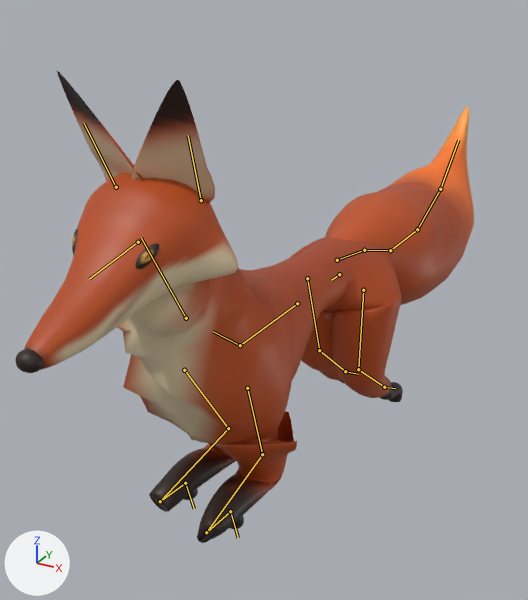
What one commit did to the glTF model assets/hero/hearth_fox.glb.
The view is the same before and after, from a camera (50 mm lens) standing at (0.521, -0.99, 1.059) and looking at (-0.114, 0.164, 0.482). Every picture has the same lights, and +X, +Y and +Z are marked at lower left. The picture after the commit comes second. Both versions are drawn at frame 8 of the action 'jumpUp'; the numbers are the values there. The bones that change, and the others that lie on the model, are drawn over the model as lines.

Names of what the first picture shows: 'fox_coat', 'fox_face'.
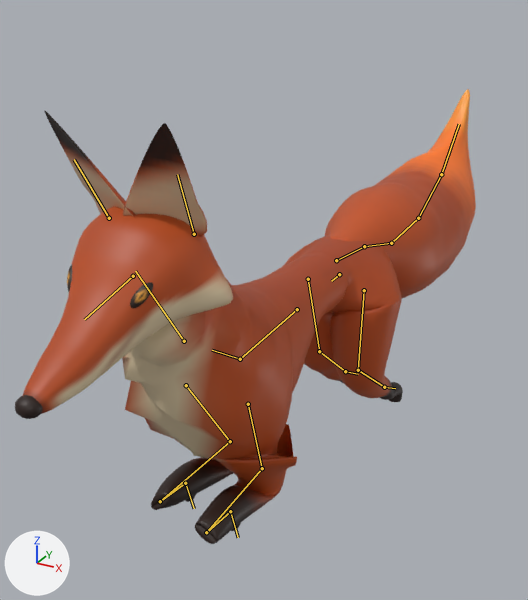
Where the change shows, as pixel boxes (x1, y1, x2, y2) in the pictures (528 x 600 px):
'fox_coat', posed
    before: (24, 71, 474, 543)
    after: (23, 89, 476, 544)
'fox_face', posed (6% taller)
    before: (15, 228, 160, 373)
    after: (15, 265, 153, 419)
bone 'hips', root to tip
    before: (339, 274) to (331, 280)
    after: (339, 274) to (331, 281)
bone 'upperarm.L', root to tip
    before: (247, 388) to (262, 454)
    after: (248, 404) to (262, 468)
bone 'forearm.L', root to tip
    before: (262, 454) to (206, 532)
    after: (262, 468) to (206, 532)
bone 'upperarm.R', root to tip
    before: (184, 370) to (228, 428)
    after: (186, 385) to (230, 441)
bone 'forearm.R', root to tip
    before: (228, 428) to (160, 501)
    after: (230, 441) to (160, 501)
bone 'thigh.L', root to tip
    before: (363, 290) to (358, 369)
    after: (364, 290) to (358, 370)
bone 'thigh.R', root to tip
    before: (307, 278) to (319, 350)
    after: (308, 279) to (319, 351)

The change, as a diff of the scene's bpy script:
```diff
--- a/assets/hero/hearth_fox.glb.py
+++ b/assets/hero/hearth_fox.glb.py
@@ bone_hips @@
 bone_hips = bpy.data.objects['fox_rig'].pose.bones['hips']  # child of 'root'
-bone_hips.rotation_quaternion = (0.999, -0.04, 0.0, 0.0)  # degrees (-5, 0, 0)
+bone_hips.rotation_quaternion = (1.0, -0.01, 0.0, 0.0)  # degrees (-1, 0, 0)
@@ bone_upperarm_l @@
 bone_upperarm_l = bpy.data.objects['fox_rig'].pose.bones['upperarm.L']  # child of 'chest'
-bone_upperarm_l.rotation_quaternion = (0.989, 0.146, 0.025, 0.029)  # degrees (17, 2, 4)
+bone_upperarm_l.rotation_quaternion = (0.993, 0.113, 0.03, 0.033)  # degrees (13, 3, 4)
@@ bone_forearm_l @@
 bone_forearm_l = bpy.data.objects['fox_rig'].pose.bones['forearm.L']  # child of 'upperarm.L'
-bone_forearm_l.rotation_quaternion = (0.695, -0.716, 0.0, -0.072)  # degrees (-91, -6, -6)
+bone_forearm_l.rotation_quaternion = (0.641, -0.764, 0.0, -0.077)  # degrees (-100, -7, -6)
@@ bone_pastern_l @@
 bone_pastern_l = bpy.data.objects['fox_rig'].pose.bones['pastern.L']  # child of 'forearm.L'
-bone_pastern_l.rotation_quaternion = (0.029, 0.581, 0.0, -0.813)  # degrees (6, 71, -172)
+bone_pastern_l.rotation_quaternion = (-0.066, 0.89, 0.0, 0.451)  # degrees (-169, -53, -6)
@@ bone_fpaw_l @@
 bone_fpaw_l = bpy.data.objects['fox_rig'].pose.bones['fpaw.L']  # child of 'pastern.L'
-bone_fpaw_l.rotation_quaternion = (0.676, 0.406, 0.0, 0.615)  # degrees (39, -30, 74)
+bone_fpaw_l.rotation_quaternion = (0.922, 0.083, 0.0, -0.379)  # degrees (9, 4, -44)
@@ bone_upperarm_r @@
 bone_upperarm_r = bpy.data.objects['fox_rig'].pose.bones['upperarm.R']  # child of 'chest'
-bone_upperarm_r.rotation_quaternion = (0.976, 0.214, -0.023, -0.03)  # degrees (25, -2, -4)
+bone_upperarm_r.rotation_quaternion = (0.981, 0.187, -0.029, -0.034)  # degrees (22, -2, -4)
@@ bone_forearm_r @@
 bone_forearm_r = bpy.data.objects['fox_rig'].pose.bones['forearm.R']  # child of 'upperarm.R'
-bone_forearm_r.rotation_quaternion = (0.667, -0.741, 0.0, 0.075)  # degrees (-96, 6, 6)
+bone_forearm_r.rotation_quaternion = (0.609, -0.789, 0.0, 0.08)  # degrees (-104, 7, 6)
@@ bone_pastern_r @@
 bone_pastern_r = bpy.data.objects['fox_rig'].pose.bones['pastern.R']  # child of 'forearm.R'
-bone_pastern_r.rotation_quaternion = (0.053, 0.914, 0.0, 0.401)  # degrees (172, -47, 4)
+bone_pastern_r.rotation_quaternion = (0.037, -0.657, 0.0, 0.753)  # degrees (-20, 82, 157)
@@ bone_fpaw_r @@
 bone_fpaw_r = bpy.data.objects['fox_rig'].pose.bones['fpaw.R']  # child of 'pastern.R'
-bone_fpaw_r.rotation_quaternion = (0.926, 0.078, 0.0, -0.369)  # degrees (8, 3, -43)
+bone_fpaw_r.rotation_quaternion = (0.751, 0.293, 0.0, 0.591)  # degrees (28, -20, 71)
@@ bone_thigh_l @@
 bone_thigh_l = bpy.data.objects['fox_rig'].pose.bones['thigh.L']  # child of 'hips'
-bone_thigh_l.rotation_quaternion = (0.962, 0.272, 0.015, 0.006)  # degrees (32, 2, 1)
+bone_thigh_l.rotation_quaternion = (0.971, 0.238, 0.016, 0.007)  # degrees (28, 2, 1)
@@ bone_thigh_r @@
 bone_thigh_r = bpy.data.objects['fox_rig'].pose.bones['thigh.R']  # child of 'hips'
-bone_thigh_r.rotation_quaternion = (0.939, 0.344, -0.016, -0.002)  # degrees (40, -2, -1)
+bone_thigh_r.rotation_quaternion = (0.951, 0.309, -0.017, -0.002)  # degrees (36, -2, -1)
```
